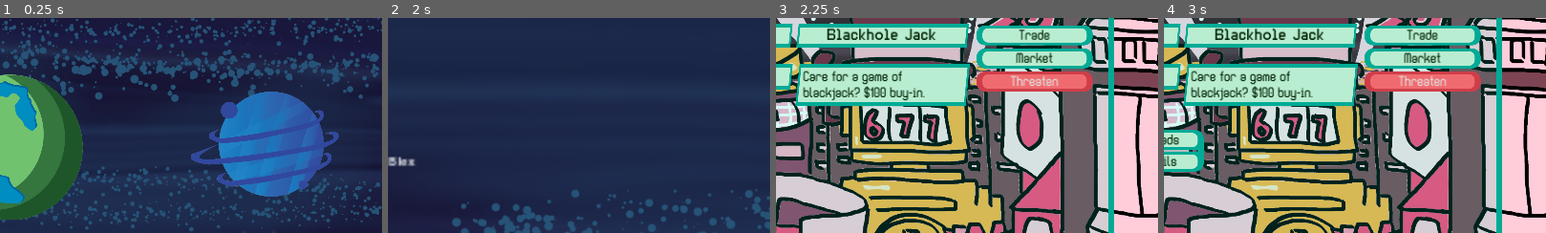
Above: before the commit, frames 1-4 (left to right).
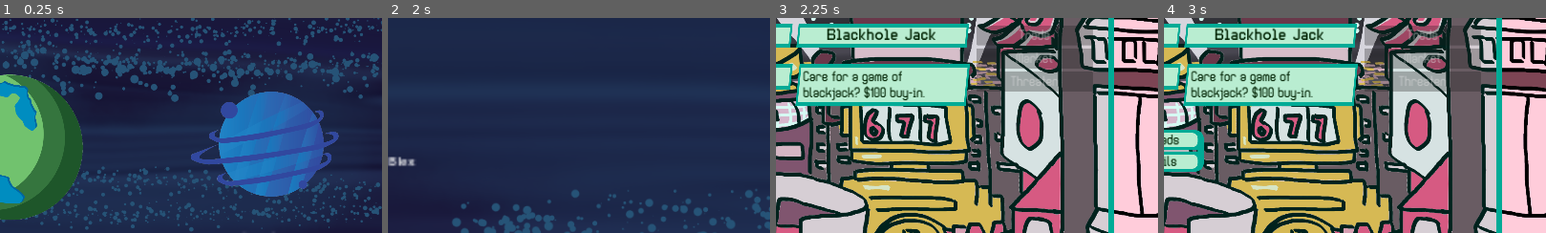
Above: after the commit, the same moments.

Repository: TheWorldisWatchingGameJam/TheWorldisWatching
Game: Godot game, scene res://Scenes/main.tscn
Two runs of this game, one before a commit and one after it. Both use one fixed random seed, a clock stepped at 60 frames per second and the inputs below. The engine's default icon, where the game draws it, is replaced by a stand-in: a white triangle on a blue panel in a dark square.
Inputs (mouse positions are % of the whole screen's width and height, from its top left):
- Up to frame 1 (0.25 s): no input
- Up to frame 2 (2 s): tap Enter at 0.5 s; move the mouse to (19, 51) at 0.52 s; click (19, 51) at 0.67 s; tap Space at 1.25 s; move the mouse to (21, 51) at 1.27 s; click (21, 51) at 1.42 s
- Up to frame 3 (2.25 s): click "Travel to Blex" at 2 s
- Up to frame 4 (3 s): click "Play ($100)" at 2.75 s
The pictures show only the part of the screen within x 50-100%, y 19-69%; the shares and areas given below are measured in that part.

Frames 1-2 are identical in both runs. In frame 3, 8.4% of the frame differs, in the area x 52-83%, y 3-35%; in frame 4, 8.4%.
Error in both runs: Invalid assignment of property or key 'texture' with value of type 'CompressedTexture2D' on a base object of type 'Nil'. (res://PlanetNode.gd:17)

Commit message:
added market sliders, disabled buttons if home

Diff:
--- a/TWIW/Scenes/market_window.gd
+++ b/TWIW/Scenes/market_window.gd
@@ -7,10 +7,19 @@
 @export var luxuries_price: int
 @export var weapons_price: int
 
+@export var not_enough_resources_message: Array[DialogueItem]
+
 @onready var market_name_label = %MarketNameLabel
 @onready var food_current_price_label = %FoodCurrentPriceLabel
 @onready var luxuries_current_price_label = %LuxuriesCurrentPriceLabel
 @onready var weapons_current_price_label = %WeaponsCurrentPriceLabel
+
+@onready var food_slider_label = %FoodSliderLabel
+@onready var luxury_slider_label = %LuxurySliderLabel
+@onready var weapon_slider_label = %WeaponSliderLabel
+@onready var food_slider = %FoodSlider
+@onready var luxury_slider = %LuxurySlider
+@onready var weapon_slider = %WeaponSlider
 
 
 signal marketWindowClosed
@@ -22,12 +31,21 @@
 	luxuries_current_price_label.text = str("Current Price: ", luxuries_price)
 	weapons_current_price_label.text = str("Current Price: ", weapons_price)
 
+	food_slider_label.text = str(food_slider.value)
+	luxury_slider_label.text = str(luxury_slider.value)
+	weapon_slider_label.text = str(weapon_slider.value)
+
+
 
 func _on_food_sell_button_pressed() -> void:
 	var food_cost_token = EventCost.new()
 	food_cost_token.cost_type = "Food"
-	food_cost_token.cost_value = -1
+	food_cost_token.cost_value = food_slider.value * -1
 	if not player_data.can_pay(food_cost_token):
+		var error_message_window = load("res://Scenes/dialogue_window.tscn").instantiate()
+		error_message_window.dialogue_array = not_enough_resources_message
+		self.add_child(error_message_window)
+		error_message_window.dialogueFinished.connect(on_dialogue_finished.bind(error_message_window))
 		print("Not enough food in player inventory.")
 		return
 	player_data.player_data_modify(food_cost_token)
@@ -38,8 +56,12 @@
 func _on_luxuries_sell_button_pressed() -> void:
 	var luxury_cost_token = EventCost.new()
 	luxury_cost_token.cost_type = "Luxuries"
-	luxury_cost_token.cost_value = -1
+	luxury_cost_token.cost_value = luxury_slider.value * -1
 	if not player_data.can_pay(luxury_cost_token):
+		var error_message_window = load("res://Scenes/dialogue_window.tscn").instantiate()
+		error_message_window.dialogue_array = not_enough_resources_message
+		self.add_child(error_message_window)
+		error_message_window.dialogueFinished.connect(on_dialogue_finished.bind(error_message_window))
 		print("Not enough luxuries in player inventory.")
 		return
 	player_data.player_data_modify(luxury_cost_token)
@@ -50,8 +72,12 @@
 func _on_weapons_sell_button_pressed() -> void:
 	var weapon_cost_token = EventCost.new()
 	weapon_cost_token.cost_type = "Weapons"
-	weapon_cost_token.cost_value = -1
+	weapon_cost_token.cost_value = weapon_slider.value * -1
 	if not player_data.can_pay(weapon_cost_token):
+		var error_message_window = load("res://Scenes/dialogue_window.tscn").instantiate()
+		error_message_window.dialogue_array = not_enough_resources_message
+		self.add_child(error_message_window)
+		error_message_window.dialogueFinished.connect(on_dialogue_finished.bind(error_message_window))
 		print("Not enough weapons in player inventory.")
 		return
 	player_data.player_data_modify(weapon_cost_token)
@@ -79,3 +105,15 @@
 
 func _on_close_button_pressed() -> void:
 	emit_signal("marketWindowClosed")
+
+func _on_food_slider_value_changed(value: float) -> void:
+	food_slider_label.text = str(value)
+
+func _on_luxury_slider_value_changed(value: float) -> void:
+	luxury_slider_label.text = str(value)
+
+func _on_weapon_slider_value_changed(value: float) -> void:
+	weapon_slider_label.text = str(value)
+
+func on_dialogue_finished(window: Control) -> void:
+	window.queue_free()
--- a/TWIW/Scenes/market_window.tscn
+++ b/TWIW/Scenes/market_window.tscn
@@ -6,12 +6,24 @@
 [ext_resource type="StyleBox" uid="uid://droamjcdw6swb" path="res://Assets/Theme/button_normal_stylebox.tres" id="3_3gm5i"]
 [ext_resource type="StyleBox" uid="uid://4b7i8jghbajh" path="res://Assets/Theme/button_hover_stylebox.tres" id="3_devy4"]
 [ext_resource type="Texture2D" uid="uid://dpi2wodq4jimt" path="res://Assets/ResourceIcons/apple-439397.png" id="3_edvab"]
+[ext_resource type="Script" path="res://Scripts/Components/dialogue_item.gd" id="4_b034q"]
 [ext_resource type="Texture2D" uid="uid://c284smqldiw1q" path="res://Assets/ResourceIcons/diamond-6687408.png" id="4_xvkky"]
 [ext_resource type="Texture2D" uid="uid://beh8mme8s3pmx" path="res://Assets/ResourceIcons/alien-gun-4780305.png" id="5_meayt"]
 [ext_resource type="Resource" uid="uid://dgvksy7yjscfo" path="res://Scripts/Resources/Test/test_player_data.tres" id="7_47h0k"]
 [ext_resource type="LabelSettings" uid="uid://nya3oggxmp3m" path="res://Assets/Theme/market_item_label.tres" id="7_a5q74"]
 [ext_resource type="LabelSettings" uid="uid://dt0j1ho485ia6" path="res://Assets/Theme/event_name_label_settings.tres" id="8_gxlmt"]
+[ext_resource type="FontFile" uid="uid://bvqyl8ghgkiik" path="res://Assets/Theme/Eightgon-OGn6p.ttf" id="10_7bdig"]
 [ext_resource type="Theme" uid="uid://kdox7h3lrego" path="res://Assets/Theme/button_theme.tres" id="16_dx66a"]
+
+[sub_resource type="Resource" id="Resource_b8bas"]
+script = ExtResource("4_b034q")
+name = ""
+dialogue = "Insufficient resources!"
+
+[sub_resource type="LabelSettings" id="LabelSettings_dqy4e"]
+font = ExtResource("10_7bdig")
+font_size = 30
+font_color = Color(0, 0.133333, 0.00784314, 1)
 
 [node name="MarketWindow" type="Control"]
 layout_mode = 3
@@ -23,6 +35,7 @@
 script = ExtResource("1_i4yx0")
 planet = ExtResource("2_jtco7")
 player_data = ExtResource("7_47h0k")
+not_enough_resources_message = Array[ExtResource("4_b034q")]([SubResource("Resource_b8bas")])
 
 [node name="PanelContainer" type="PanelContainer" parent="."]
 custom_minimum_size = Vector2(1700, 800)
@@ -113,8 +126,30 @@
 vertical_alignment = 1
 
 [node name="Control" type="Control" parent="PanelContainer/HBoxContainer/VBoxContainer/MarketWindow/VBoxContainer"]
-custom_minimum_size = Vector2(0, 150)
-layout_mode = 2
+custom_minimum_size = Vector2(0, 125)
+layout_mode = 2
+
+[node name="SliderContainer" type="HBoxContainer" parent="PanelContainer/HBoxContainer/VBoxContainer/MarketWindow/VBoxContainer"]
+layout_mode = 2
+
+[node name="FoodSliderLabel" type="Label" parent="PanelContainer/HBoxContainer/VBoxContainer/MarketWindow/VBoxContainer/SliderContainer"]
+unique_name_in_owner = true
+custom_minimum_size = Vector2(60, 0)
+layout_mode = 2
+text = "100"
+label_settings = SubResource("LabelSettings_dqy4e")
+horizontal_alignment = 1
+vertical_alignment = 1
+
+[node name="FoodSlider" type="HSlider" parent="PanelContainer/HBoxContainer/VBoxContainer/MarketWindow/VBoxContainer/SliderContainer"]
+unique_name_in_owner = true
+layout_mode = 2
+size_flags_horizontal = 3
+size_flags_vertical = 4
+min_value = 1.0
+value = 1.0
+rounded = true
+scrollable = false
 
 [node name="Button" type="Button" parent="PanelContainer/HBoxContainer/VBoxContainer/MarketWindow/VBoxContainer"]
 visible = false
@@ -170,12 +205,30 @@
 vertical_alignment = 1
 
 [node name="Control" type="Control" parent="PanelContainer/HBoxContainer/VBoxContainer/MarketWindow/VBoxContainer2"]
-custom_minimum_size = Vector2(0, 150)
-layout_mode = 2
-
-[node name="Button" type="Button" parent="PanelContainer/HBoxContainer/VBoxContainer/MarketWindow/VBoxContainer2"]
-visible = false
-layout_mode = 2
+custom_minimum_size = Vector2(0, 125)
+layout_mode = 2
+
+[node name="SliderContainer" type="HBoxContainer" parent="PanelContainer/HBoxContainer/VBoxContainer/MarketWindow/VBoxContainer2"]
+layout_mode = 2
+
+[node name="LuxurySliderLabel" type="Label" parent="PanelContainer/HBoxContainer/VBoxContainer/MarketWindow/VBoxContainer2/SliderContainer"]
+unique_name_in_owner = true
+custom_minimum_size = Vector2(60, 0)
+layout_mode = 2
+text = "100"
+label_settings = SubResource("LabelSettings_dqy4e")
+horizontal_alignment = 1
+vertical_alignment = 1
+
+[node name="LuxurySlider" type="HSlider" parent="PanelContainer/HBoxContainer/VBoxContainer/MarketWindow/VBoxContainer2/SliderContainer"]
+unique_name_in_owner = true
+layout_mode = 2
+size_flags_horizontal = 3
+size_flags_vertical = 4
+min_value = 1.0
+value = 1.0
+rounded = true
+scrollable = false
 
 [node name="HBoxContainer" type="HBoxContainer" parent="PanelContainer/HBoxContainer/VBoxContainer/MarketWindow/VBoxContainer2"]
 layout_mode = 2
@@ -226,12 +279,30 @@
 vertical_alignment = 1
 
 [node name="Control" type="Control" parent="PanelContainer/HBoxContainer/VBoxContainer/MarketWindow/VBoxContainer3"]
-custom_minimum_size = Vector2(0, 150)
-layout_mode = 2
-
-[node name="Button" type="Button" parent="PanelContainer/HBoxContainer/VBoxContainer/MarketWindow/VBoxContainer3"]
-visible = false
-layout_mode = 2
+custom_minimum_size = Vector2(0, 125)
+layout_mode = 2
+
+[node name="SliderContainer" type="HBoxContainer" parent="PanelContainer/HBoxContainer/VBoxContainer/MarketWindow/VBoxContainer3"]
+layout_mode = 2
+
+[node name="WeaponSliderLabel" type="Label" parent="PanelContainer/HBoxContainer/VBoxContainer/MarketWindow/VBoxContainer3/SliderContainer"]
+unique_name_in_owner = true
+custom_minimum_size = Vector2(60, 0)
+layout_mode = 2
+text = "100"
+label_settings = SubResource("LabelSettings_dqy4e")
+horizontal_alignment = 1
+vertical_alignment = 1
+
+[node name="WeaponSlider" type="HSlider" parent="PanelContainer/HBoxContainer/VBoxContainer/MarketWindow/VBoxContainer3/SliderContainer"]
+unique_name_in_owner = true
+layout_mode = 2
+size_flags_horizontal = 3
+size_flags_vertical = 4
+min_value = 1.0
+value = 1.0
+rounded = true
+scrollable = false
 
 [node name="HBoxContainer" type="HBoxContainer" parent="PanelContainer/HBoxContainer/VBoxContainer/MarketWindow/VBoxContainer3"]
 layout_mode = 2
@@ -251,6 +322,9 @@
 size_flags_horizontal = 3
 
 [connection signal="pressed" from="PanelContainer/HBoxContainer/VBoxContainer/HBoxContainer/CloseButton" to="." method="_on_close_button_pressed"]
+[connection signal="value_changed" from="PanelContainer/HBoxContainer/VBoxContainer/MarketWindow/VBoxContainer/SliderContainer/FoodSlider" to="." method="_on_food_slider_value_changed"]
 [connection signal="pressed" from="PanelContainer/HBoxContainer/VBoxContainer/MarketWindow/VBoxContainer/HBoxContainer/FoodSellButton" to="." method="_on_food_sell_button_pressed"]
+[connection signal="value_changed" from="PanelContainer/HBoxContainer/VBoxContainer/MarketWindow/VBoxContainer2/SliderContainer/LuxurySlider" to="." method="_on_luxury_slider_value_changed"]
 [connection signal="pressed" from="PanelContainer/HBoxContainer/VBoxContainer/MarketWindow/VBoxContainer2/HBoxContainer/LuxuriesSellButton" to="." method="_on_luxuries_sell_button_pressed"]
+[connection signal="value_changed" from="PanelContainer/HBoxContainer/VBoxContainer/MarketWindow/VBoxContainer3/SliderContainer/WeaponSlider" to="." method="_on_weapon_slider_value_changed"]
 [connection signal="pressed" from="PanelContainer/HBoxContainer/VBoxContainer/MarketWindow/VBoxContainer3/HBoxContainer/WeaponsSellButton" to="." method="_on_weapons_sell_button_pressed"]
--- a/TWIW/Scenes/planet_screen.gd
+++ b/TWIW/Scenes/planet_screen.gd
@@ -45,6 +45,15 @@
 	display_options(random_options(3))
 	threaten_button.disabled = false
 	choice_panel.hide()
+	disable_buttons_if_home_planet()
+
+
+func disable_buttons_if_home_planet() -> void:
+	if planet.name ==  player_data.home_planet_data.name:
+		for button in [trade_button, market_button, threaten_button]:
+			button.disabled = true
+
+
 
 func check_for_delayed_effects(player_data: PlayerData) -> void:
 	var delayed_effects_to_resolve: Array[EventEffect]
--- a/TWIW/Scripts/Resources/Test/test_player_data.tres
+++ b/TWIW/Scripts/Resources/Test/test_player_data.tres
@@ -53,6 +53,7 @@
 time_tracker = SubResource("Resource_3yxoi")
 trade_routes = Array[ExtResource("9_fqa25")]([])
 current_location = ""
+all_planets = Array[ExtResource("5_4vo74")]([])
 food = 90
 luxuries = 100
 weapons = 100
Not shown: 1 places in TWIW/Scenes/market_window.tscn that only renumber resources
